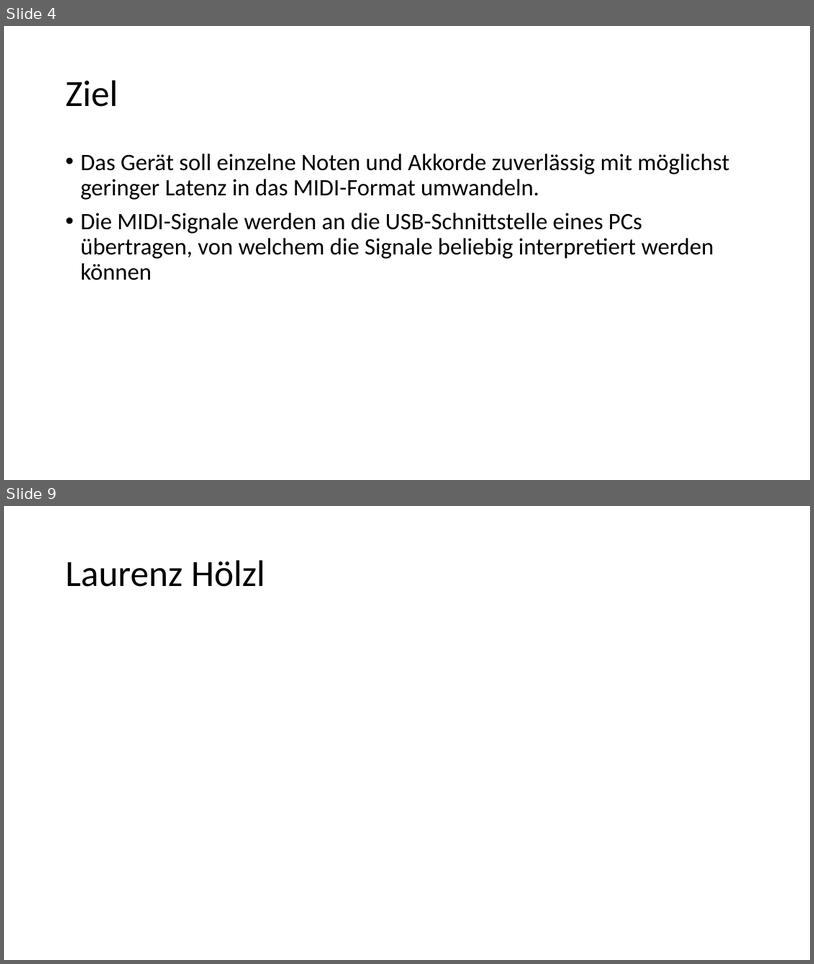
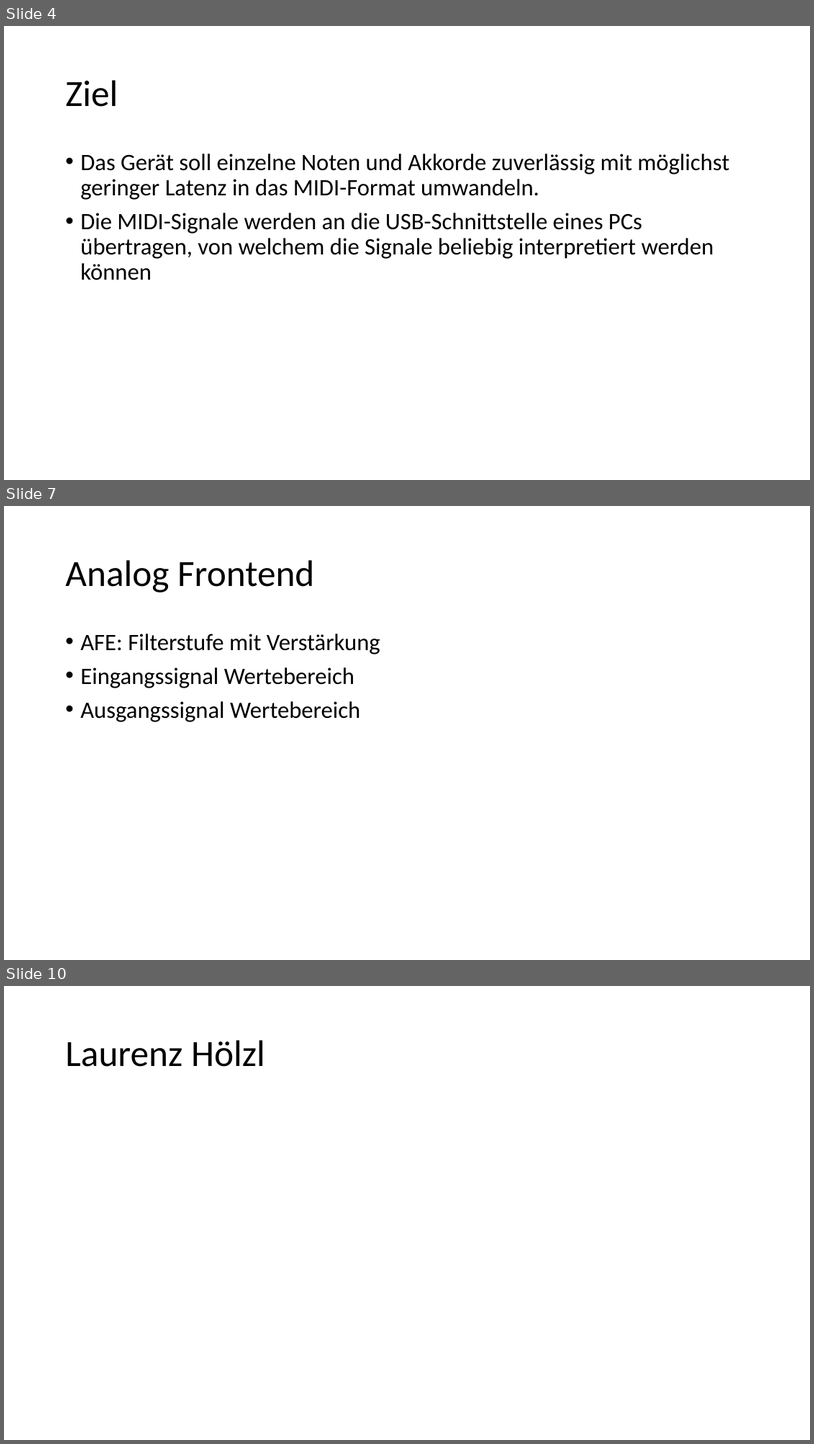
Before and after one commit to s-grundner/MTAP-MIDI-Guitar-Converter, a slide deck: documentation/Entwurf.pptx. Shown one above the other, each under a label of ours: slides 4 and 9 before the commit, slides 4, 7 and 10 after it; the slides between them are not shown. The pictures are 814x964 and 814x1444 pixels, drawn with LibreOffice and Linux fonts; fonts in the diff are those of the drawing. Boxes give left, top, right and bottom in pixels: in the first picture for what was removed or moved away, otherwise in the second. Text is boxed around its words. In the diff, an @@ line names an element or a change of style, - is before the commit and + after.

```diff
--- a/documentation/Entwurf.pptx
+++ b/documentation/Entwurf.pptx
@@ slide 7 added at bbox=[4, 506, 810, 960], background #FFFFFF @@
@@ title added at bbox=[65, 560, 314, 592], 44 pt, text #000000 @@
+Analog Frontend
@@ text added at bbox=[80, 633, 381, 722], 28 pt, text #000000 @@
+• AFE: Filterstufe mit Verstärkung
+• Eingangssignal Wertebereich
+• Ausgangssignal Wertebereich
@@ what was slide 9 is now slide 10 @@
```
Also in this commit, not shown: 4 slides changed, 2 other slides added, 2 slides removed, 2 other files.
